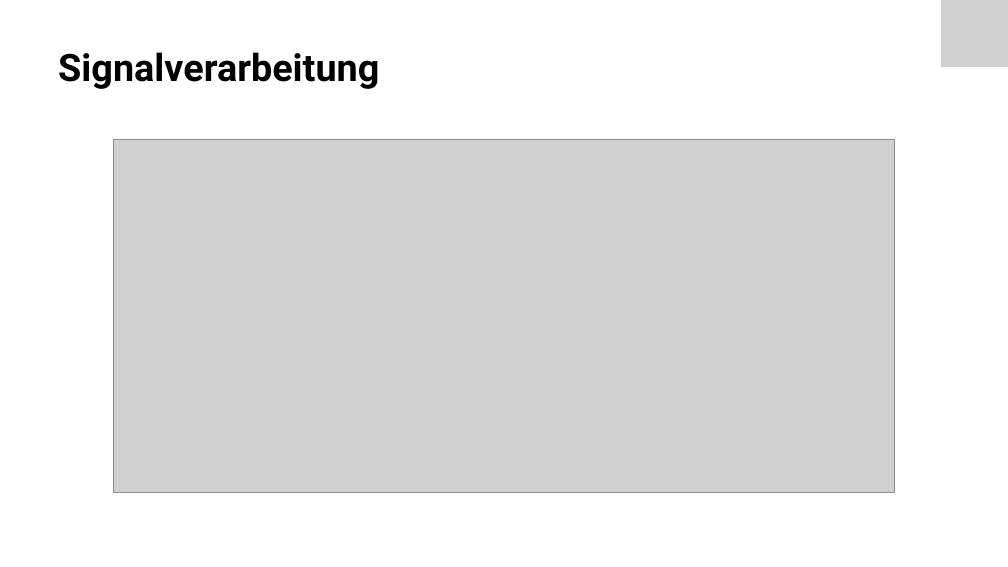
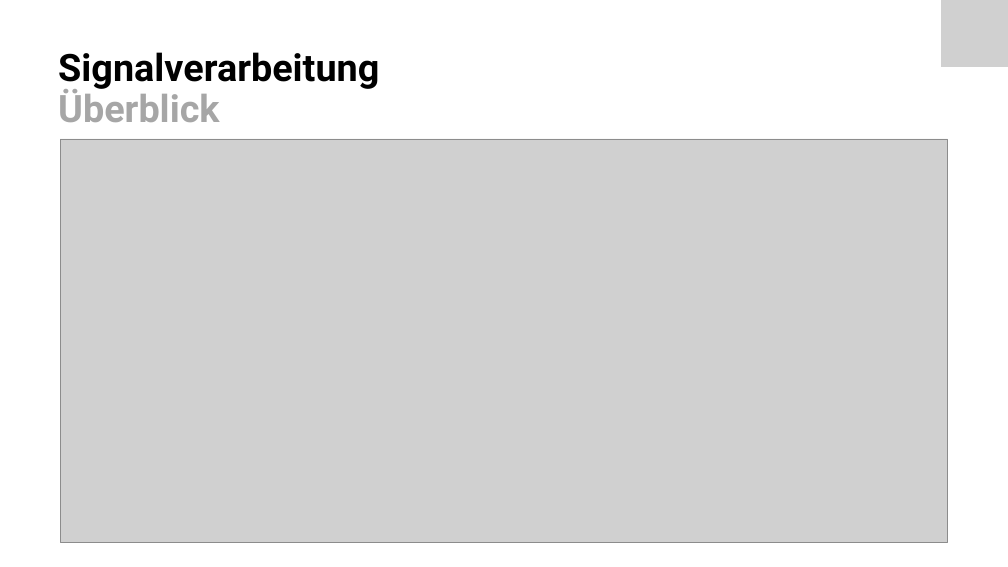
Before and after one commit to Froster2406/BAT2024, a slide deck: slide 6 of Dokumentation/presentation/BAT-EIT-FS24-Präs-Nicora-1507146.pptx. Drawn at 1008x567 pixels with LibreOffice and Linux fonts; fonts in the diff are those of the drawing; grey boxes stand for pictures. Boxes give left, top, right and bottom in pixels: in the first picture for what was removed or moved away, otherwise in the second. Text is boxed around its words. In the diff, an @@ line names an element or a change of style, - is before the commit and + after.

```diff
--- a/Dokumentation/presentation/BAT-EIT-FS24-Präs-Nicora-1507146.pptx
+++ b/Dokumentation/presentation/BAT-EIT-FS24-Präs-Nicora-1507146.pptx
@@ title at <box>58,52,379,122</box>: text changed @@
-Signalverarbeitung
+Signalverarbeitung
+Überblick
@@ picture: place and size @@
-picture at <box>113,139,895,493</box>
+picture at <box>60,139,948,542</box>
```
Also in this commit, not shown: 7 other slides changed, 4 slides added, 2 slides removed, 5 other files.
